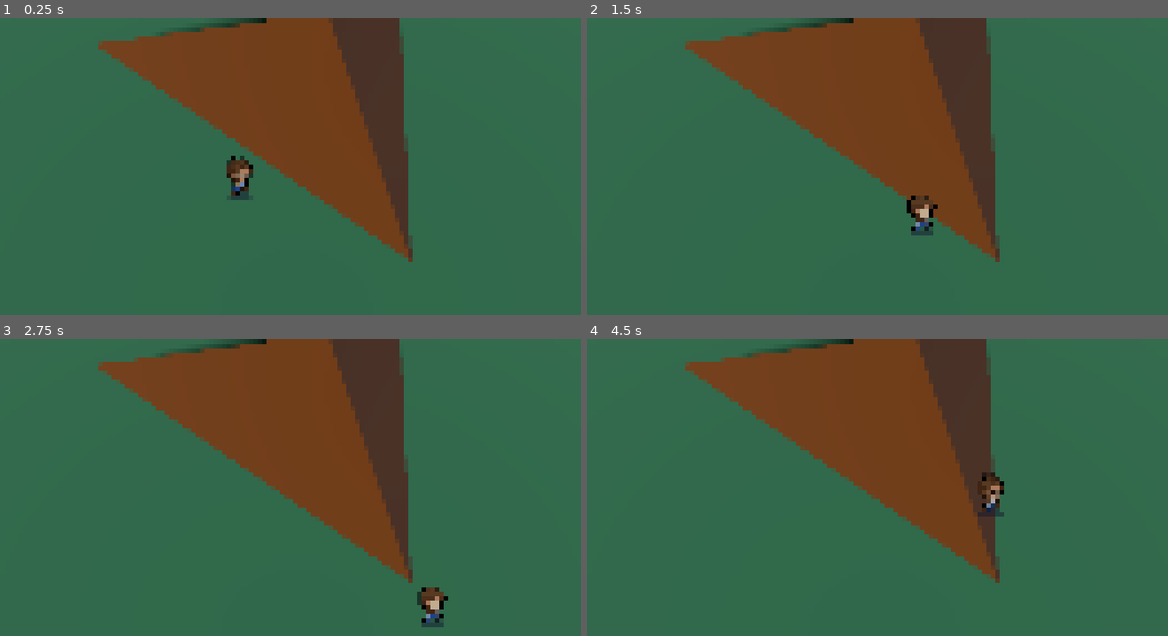
Above: before the commit, frames 1-4 (two rows, left to right).
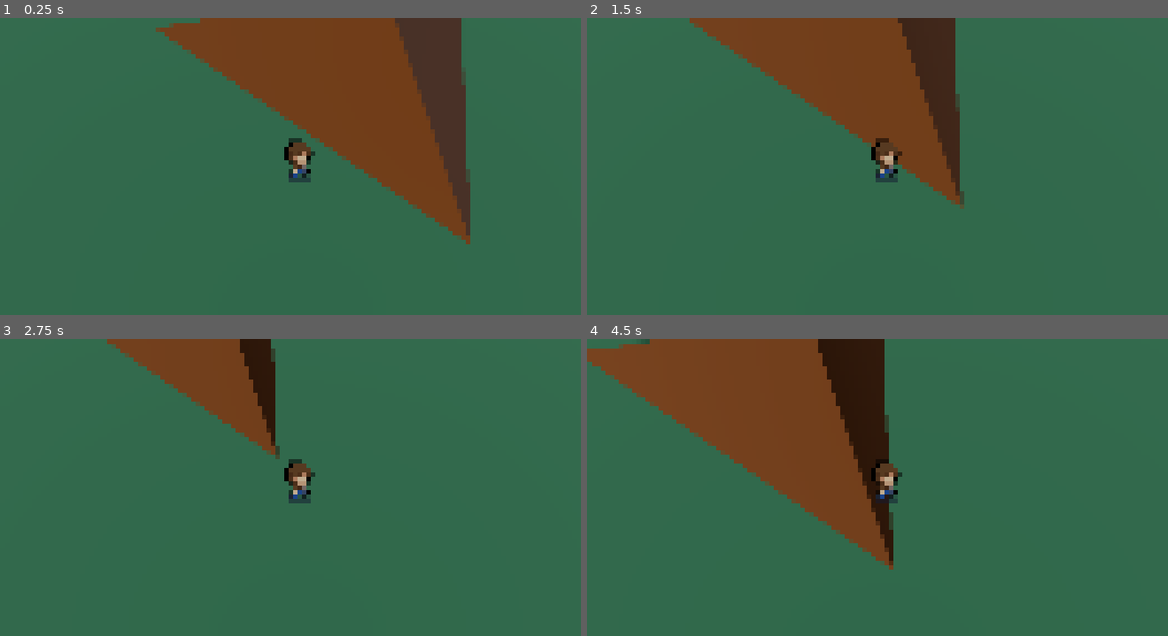
Above: after the commit, the same moments.

Repository: tahsin-s/PIxel-Perfect-3D
Game: Godot game, scene res://movement_test.tscn
The game is run twice, just before and just after one commit, with the same random seed, the same clock (stepped at 60 frames per second) and the same inputs. The engine's default icon, where the game draws it, is replaced by a stand-in: a white triangle on a blue panel in a dark square.
Inputs:
- Up to frame 1 (0.25 s): no input
- Up to frame 2 (1.5 s): tap Enter (ui_accept) at 0.5, 0.77 s; hold Right (ui_right) 0.53-1.28 s; hold Down (ui_down) from 1.28 s (still down)
- Up to frame 3 (2.75 s): tap Enter (ui_accept) at 1.52 s; release Down (ui_down) at 2.03 s; hold Right (ui_right) from 2.03 s (still down)
- Up to frame 4 (4.5 s): release Right (ui_right) at 2.78 s; hold Up (ui_up) 2.78-3.53 s; tap Enter (ui_accept) at 3.02, 3.77, 4.25 s; hold Left (ui_left) from 3.53 s (still down)

The runs differ from the first frame. In frame 1, 22% of the frame differs, in the area x 16-81%, y 0-83%; in frame 2, 12%; in frame 3, 21%; in frame 4, 28%, in the area x 0-72%, y 0-83%.

Commit message:
Move camera with player

Diff:
--- /dev/null
+++ b/CameraPivot.gd
@@ -0,0 +1,11 @@
+extends Marker3D
+
+@export var target: Node3D
+@export var offset: Vector3;
+@onready var parent: Node3D = get_parent()
+# Called when the node enters the scene tree for the first time.
+
+# Called every frame. 'delta' is the elapsed time since the previous frame.
+func _process(delta):
+	var newpos = target.global_position + Globals.mOffset
+	set_global_position(newpos)
--- a/movement_test.tscn
+++ b/movement_test.tscn
@@ -1,8 +1,9 @@
-[gd_scene load_steps=12 format=3 uid="uid://b4uhalkwbowqb"]
+[gd_scene load_steps=13 format=3 uid="uid://b4uhalkwbowqb"]
 
 [ext_resource type="Script" path="res://Scaling_preset.gd" id="1_o7ww0"]
 [ext_resource type="PackedScene" uid="uid://bgo7805p8aqfj" path="res://char scenes/player_body.tscn" id="2_a075s"]
 [ext_resource type="Shader" path="res://pixelation.gdshader" id="2_avdps"]
+[ext_resource type="Script" path="res://CameraPivot.gd" id="3_ip3mu"]
 [ext_resource type="Texture2D" uid="uid://bdeuj5wy7a1d3" path="res://icon.svg" id="3_wjvi5"]
 
 [sub_resource type="StandardMaterial3D" id="StandardMaterial3D_5rnfq"]
@@ -61,8 +62,10 @@
 transform = Transform3D(0.990002, -0.0612482, -0.127066, 0.141057, 0.429868, 0.891805, 0, -0.900812, 0.434209, 0, 0, 0)
 shadow_enabled = true
 
-[node name="CameraPivot" type="Marker3D" parent="."]
+[node name="CameraPivot" type="Marker3D" parent="." node_paths=PackedStringArray("target")]
 transform = Transform3D(1, 0, 0, 0, 0.5, 0.866025, 0, -0.866025, 0.5, 0, 0, 0)
+script = ExtResource("3_ip3mu")
+target = NodePath("../Scaling_preset/PlayerBody")
 
 [node name="Camera3D" type="Camera3D" parent="CameraPivot"]
 transform = Transform3D(1, 0, 0, 0, 1, 0, 0, 0, 1, 0, 0, 20)
